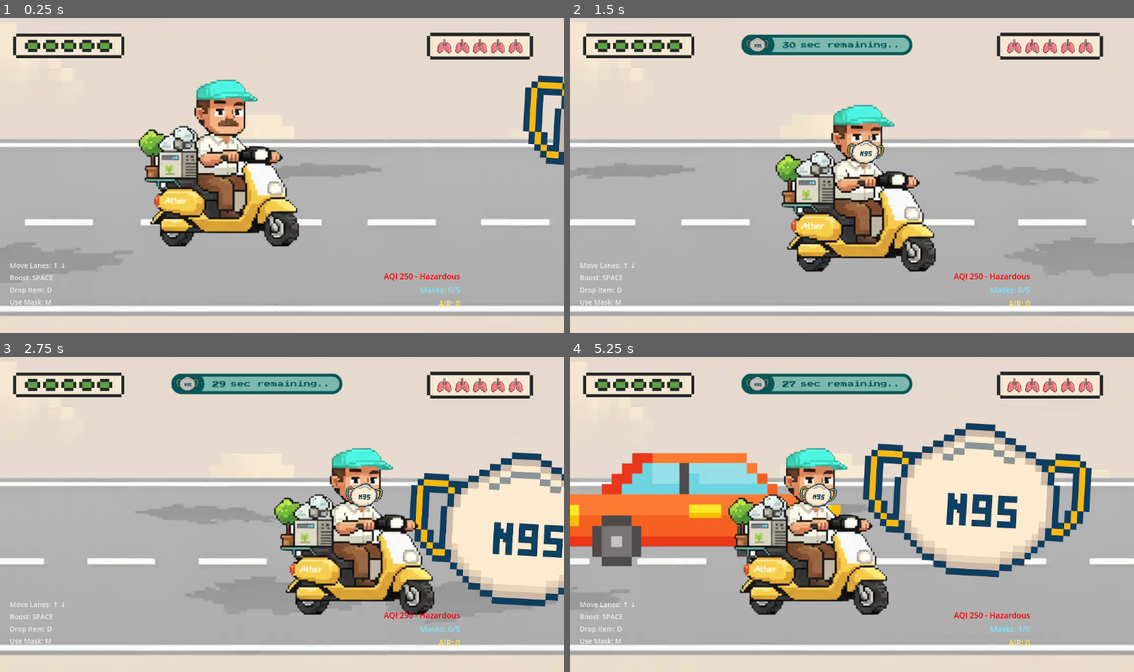
Above: before the commit, frames 1-4 (two rows, left to right).
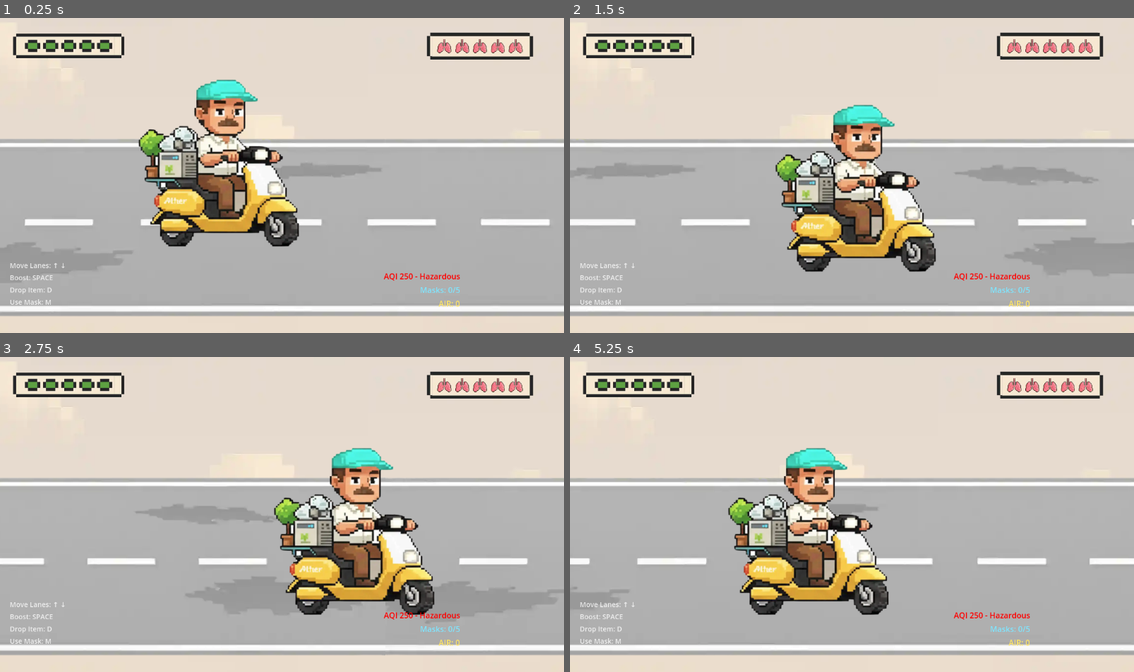
Above: after the commit, the same moments.

Repository: hr1juldey/breath_rush
Game: Godot game, scene res://scenes/Main.tscn
Same seed, same stepped clock (60 frames per second), same inputs: the game is played once before the commit and once after it.
Inputs (mouse positions are in pixels of both pictures, inside the frame that each line leads up to):
- Up to frame 1 (0.25 s): no input
- Up to frame 2 (1.5 s): tap Enter at 0.5 s; move the mouse to (976, 159) at 0.52 s; hold Right (ui_right) 0.53-1.28 s; hold L 0.53-1.28 s; click (976, 159) at 0.67 s; tap Space at 0.77 s; move the mouse to (739, 191) at 1.27 s; hold Down from 1.28 s (still down); tap H at 1.35 s
- Up to frame 3 (2.75 s): tap Space at 1.52 s; move the mouse to (338, 445) at 2.02 s; release Down at 2.03 s; hold Right (ui_right) from 2.03 s (still down); tap M at 2.1 s
- Up to frame 4 (5.25 s): move the mouse to (823, 577) at 2.77 s; release Right (ui_right) at 2.78 s; hold Up 2.78-3.53 s; tap L at 2.85 s; click (823, 577) at 2.92 s; tap Space at 3.02, 3.77, 4.52 s; move the mouse to (1021, 561) at 3.52 s; hold H 3.53-4.28 s; hold Left (ui_left) 3.53-5.03 s; move the mouse to (682, 467) at 4.27 s; tap M at 4.35 s; move the mouse to (880, 514) at 5.02 s; hold Down from 5.03 s (still down); hold L from 5.03 s (still down); click (880, 514) at 5.17 s

The runs differ from the first frame. In frame 1, 1.4% of the frame differs, in the area x 92-100%, y 18-47%; in frame 2, 2.3%; in frame 3, 12%; in frame 4, 22%, in the area x 0-93%, y 5-88%.
Error after the commit: Parse Error: Identifier "pickup_y" not declared in the current scope. (res://scripts/Spawner.gd:290)

Commit message:
feat: Enhance pickup reliability and object spawn separation
This commit addresses several issues related to pickup collision detection and object spawning to improve gameplay fairness and visual clarity.

- **Improved Pickup Reliability:**
    - Implemented a manual overlap check in `Pickup.gd`'s `_process` function. This acts as a fallback to ensure pickups are collected even if `body_entered` signals are missed, preventing uncollectible items.
    - Adjusted `Mask.tscn` Area2D properties (`priority`, `monitorable`, `monitoring`) and reduced its collision `radius` from 20 to 12 for more accurate and reliable detection.

- **Enhanced Object Spawning Separation:**
    - Introduced minimum separation distances (`MIN_SEPARATION_HORIZONTAL`, `MIN_SEPARATION_VERTICAL`) in `Spawner.gd` to prevent obstacles and pickups from spawning too close to each other.
    - `spawn_obstacle` now checks for proximity to visible pickups, blocking spawns if too close.
    - `spawn_pickup` now checks for proximity to visible obstacles and attempts to find an alternative lane before giving up on the spawn.
    - This prevents overlapping game elements, making the game world less cluttered and interactions more predictable.

Diff:
--- a/scenes/Mask.tscn
+++ b/scenes/Mask.tscn
@@ -4,12 +4,15 @@
 [ext_resource type="Texture2D" path="res://assets/pickups/mask.webp" id="2_mask34"]
 
 [sub_resource type="CircleShape2D" id="CircShape_1"]
-radius = 20.0
+radius = 12.0
 
 [node name="Mask" type="Area2D"]
 position = Vector2(300, 300)
 collision_layer = 4
 collision_mask = 1
+priority = 10.0
+monitorable = true
+monitoring = true
 script = ExtResource("1_mask12")
 
 [node name="Sprite2D" type="Sprite2D" parent="."]
--- a/scripts/Pickup.gd
+++ b/scripts/Pickup.gd
@@ -22,6 +22,15 @@
 	# Handle pickup cooldown
 	if pickup_cooldown > 0:
 		pickup_cooldown -= delta
+
+	# Manual overlap check (fallback for signal failures)
+	if not player_ref and pickup_cooldown <= 0:
+		var overlapping = get_overlapping_bodies()
+		for body in overlapping:
+			if body.is_in_group("player"):
+				player_ref = body
+				handle_pickup()
+				break
 
 	# Move pickup left with scroll speed
 	position.x -= scroll_speed * delta
--- a/scripts/Spawner.gd
+++ b/scripts/Spawner.gd
@@ -30,6 +30,10 @@
 # Track recent spawns to avoid overlaps
 var recent_spawns = {}  # Dictionary: {x_y: time}
 var spawn_clearance_time = 2.0  # Seconds to keep spawn positions reserved
+
+# Minimum separation distances
+const MIN_SEPARATION_HORIZONTAL = 250.0  # Minimum X distance between cars and masks
+const MIN_SEPARATION_VERTICAL = 80.0     # Minimum Y distance (more than 1 lane)
 
 func _ready():
 	# Pre-instantiate obstacle pool
@@ -99,6 +103,11 @@
 		var spawn_y = spawn_data.get("y", 300)
 		var obstacle_type = spawn_data.get("type", "car")
 
+		# Check if any visible pickup is too close
+		if is_too_close_to_pickups(spawn_x, spawn_y):
+			print("[Spawner] BLOCKED obstacle spawn at (%.0f, %.0f) - too close to pickup" % [spawn_x, spawn_y])
+			return  # Don't spawn obstacle - too close to pickup
+
 		obstacle.global_position = Vector2(spawn_x, spawn_y)
 		obstacle.obstacle_type = obstacle_type
 		obstacle.visible = true
@@ -113,14 +122,21 @@
 		var spawn_y = pickup_data.get("y", 300)
 		var pickup_type = pickup_data.get("type", "mask")
 
-		# Check if this position is too close to recent spawns
-		if is_position_occupied(spawn_x, spawn_y):
-			# Adjust Y position to a different lane
+		# Check if any visible obstacle is too close
+		if is_too_close_to_obstacles(spawn_x, spawn_y):
+			# Try alternative lanes before giving up
 			var lanes = [240, 300, 360]
+			var found_safe_lane = false
 			for lane_y in lanes:
-				if not is_position_occupied(spawn_x, lane_y):
+				if not is_too_close_to_obstacles(spawn_x, lane_y):
 					spawn_y = lane_y
+					found_safe_lane = true
+					print("[Spawner] Adjusted pickup to lane %.0f to avoid obstacle" % lane_y)
 					break
+
+			if not found_safe_lane:
+				print("[Spawner] BLOCKED pickup spawn at (%.0f, %.0f) - all lanes too close to obstacles" % [spawn_x, spawn_y])
+				return  # Don't spawn pickup - all lanes are blocked
 
 		pickup.global_position = Vector2(spawn_x, spawn_y)
 		pickup.pickup_type = pickup_type
@@ -251,3 +267,29 @@
 			keys_to_remove.append(key)
 	for key in keys_to_remove:
 		recent_spawns.erase(key)
+
+func is_too_close_to_obstacles(pickup_x: float, pickup_y: float) -> bool:
+	"""Check if pickup position is too close to any visible obstacle"""
+	for obstacle in obstacle_pool:
+		if obstacle.visible:
+			var obstacle_pos = obstacle.global_position
+			var dx = abs(pickup_x - obstacle_pos.x)
+			var dy = abs(pickup_y - obstacle_pos.y)
+
+			# Check both horizontal and vertical separation
+			if dx < MIN_SEPARATION_HORIZONTAL and dy < MIN_SEPARATION_VERTICAL:
+				return true  # Too close!
+	return false
+
+func is_too_close_to_pickups(obstacle_x: float, obstacle_y: float) -> bool:
+	"""Check if obstacle position is too close to any visible pickup"""
+	for pickup in pickup_pool:
+		if pickup.visible:
+			var pickup_pos = pickup.global_position
+			var dx = abs(obstacle_x - pickup_pos.x)
+			var dy = abs(pickup_y - pickup_pos.y)
+
+			# Check both horizontal and vertical separation
+			if dx < MIN_SEPARATION_HORIZONTAL and dy < MIN_SEPARATION_VERTICAL:
+				return true  # Too close!
+	return false
